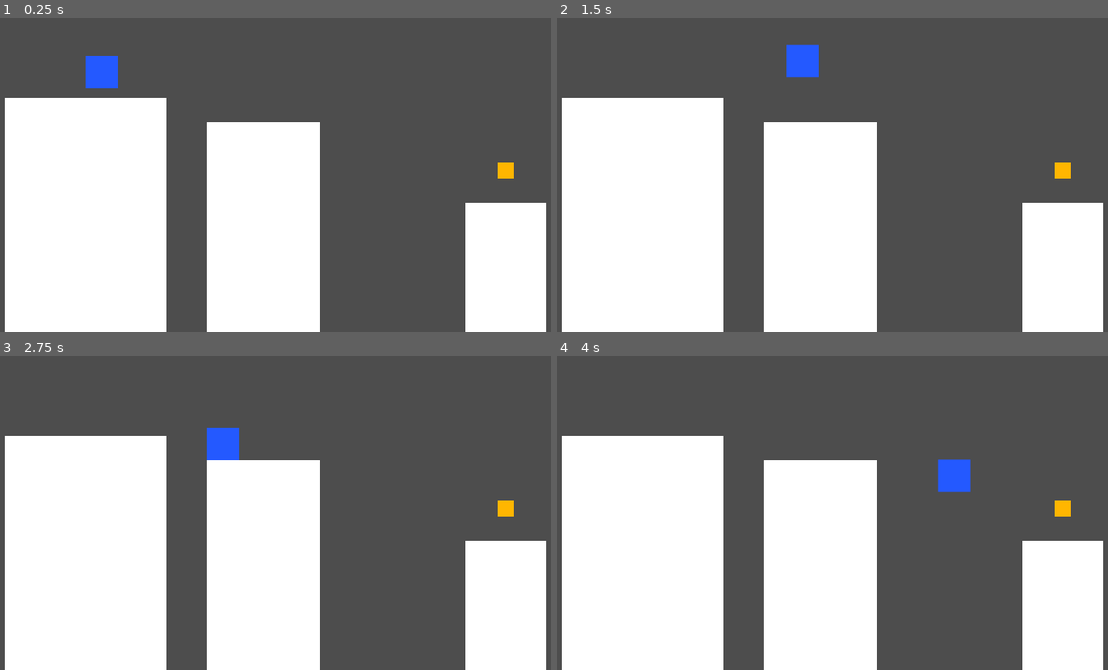
Above: before the commit, frames 1-4 (two rows, left to right).
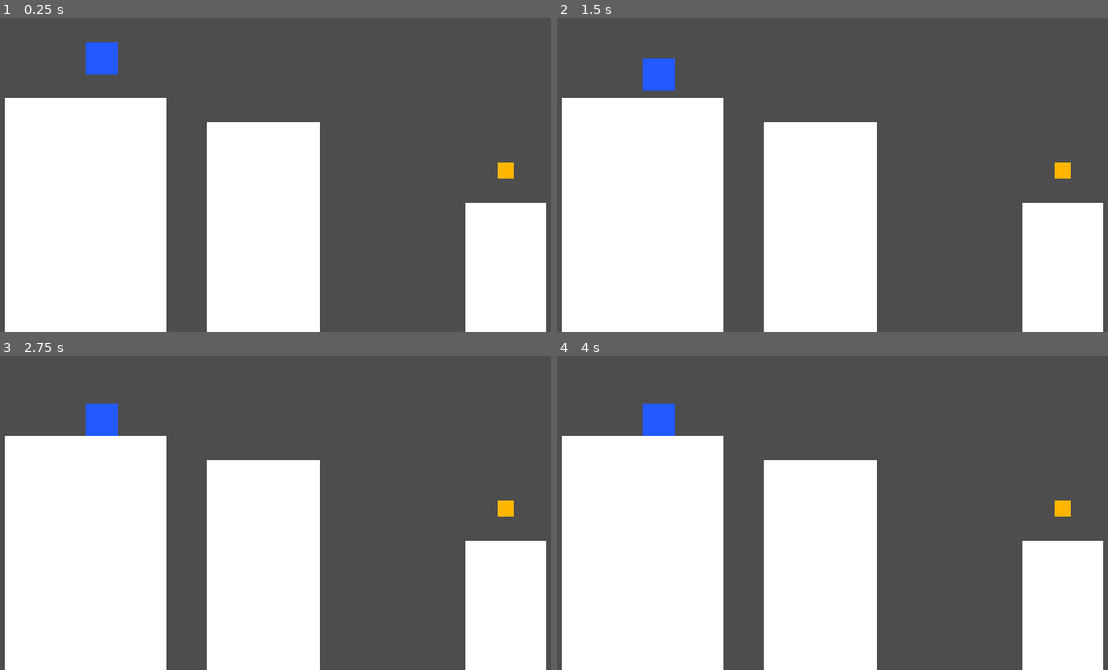
Above: after the commit, the same moments.

Repository: EugeneOYZ1203n/2D-Platformer-Project-Dev-NUSGDG-2024-25
Game: Godot game, scene res://2_levels/0_tests/testing_level.tscn
Two runs of this game, one before a commit and one after it. Both use one fixed random seed, a clock stepped at 60 frames per second and the inputs below.
Inputs:
- Up to frame 1 (0.25 s): no input
- Up to frame 2 (1.5 s): hold D (move_right) from 0.53 s (still down); tap Space (move_dash, bound only after the commit) at 0.6 s; tap W (move_up) at 0.77, 0.8, 1.07, 1.35 s
- Up to frame 3 (2.75 s): tap W (move_up) at 1.52, 1.82, 2.3 s; tap Space (move_dash, bound only after the commit) at 1.55, 2.1 s; release D (move_right) at 2.03 s; hold A (move_left) from 2.03 s (still down)
- Up to frame 4 (4 s): release A (move_left) at 2.78 s; hold D (move_right) from 2.78 s (still down); tap Space (move_dash, bound only after the commit) at 2.85 s; tap W (move_up) at 3.02, 3.32, 3.6, 3.77 s

The runs differ from the first frame. In frame 1, 0.5% of the frame differs, in the area x 15-22%, y 7-23%; in frame 2, 1.2%; in frame 3, 1.2%; in frame 4, 1.2%, in the area x 15-76%, y 15-44%.

Commit message:
Edit player scene
To handle new movement state machine

Diff:
--- /dev/null
+++ b/new-game-project/3_player/movement/idle_state.gd
@@ -0,0 +1,12 @@
+extends MoveState
+
+const GROUND_STATE_SCRIPT = preload("res://3_player/movement/ground_state.gd")
+
+const IDLE_GRAVITY := 50
+
+func applyMovement() -> Vector2:
+	return Vector2(0, IDLE_GRAVITY)
+
+func checkNextState():
+	if manager.direction != 0:
+		return createStateNode("Ground", GROUND_STATE_SCRIPT)
--- a/new-game-project/3_player/player.gd
+++ b/new-game-project/3_player/player.gd
@@ -1,23 +1 @@
 extends CharacterBody2D
-
-const SPEED = 300.0
-const JUMP_VELOCITY = -400.0
-
-func _physics_process(delta: float) -> void:
-	# Add the gravity.
-	if not is_on_floor():
-		velocity += get_gravity() * delta
-
-	# Handle jump.
-	if Input.is_action_just_pressed("move_up") and is_on_floor():
-		velocity.y = JUMP_VELOCITY
-
-	# Get the input direction and handle the movement/deceleration.
-	# As good practice, you should replace UI actions with custom gameplay actions.
-	var direction := Input.get_axis("move_left", "move_right")
-	if direction:
-		velocity.x = direction * SPEED
-	else:
-		velocity.x = move_toward(velocity.x, 0, SPEED)
-
-	move_and_slide()
--- a/new-game-project/3_player/player.tscn
+++ b/new-game-project/3_player/player.tscn
@@ -1,7 +1,9 @@
-[gd_scene load_steps=4 format=3 uid="uid://b7qj0e18xe3u7"]
+[gd_scene load_steps=6 format=3 uid="uid://b7qj0e18xe3u7"]
 
 [ext_resource type="Texture2D" uid="uid://dhuisp1bpqq6d" path="res://0_assets/square.png" id="1_8q421"]
 [ext_resource type="Script" path="res://3_player/player.gd" id="1_m0xd7"]
+[ext_resource type="Script" path="res://3_player/movement/movement_manager.gd" id="3_e864a"]
+[ext_resource type="Script" path="res://3_player/movement/idle_state.gd" id="4_03tx8"]
 
 [sub_resource type="RectangleShape2D" id="RectangleShape2D_0olux"]
 size = Vector2(64, 64)
@@ -16,3 +18,12 @@
 
 [node name="CollisionShape2D" type="CollisionShape2D" parent="."]
 shape = SubResource("RectangleShape2D_0olux")
+
+[node name="Movement" type="Node" parent="." node_paths=PackedStringArray("state", "player_body")]
+script = ExtResource("3_e864a")
+state = NodePath("Move state")
+player_body = NodePath("..")
+
+[node name="Move state" type="Node" parent="Movement" node_paths=PackedStringArray("manager")]
+script = ExtResource("4_03tx8")
+manager = NodePath("..")
--- a/new-game-project/project.godot
+++ b/new-game-project/project.godot
@@ -32,21 +32,31 @@
 move_right={
 "deadzone": 0.5,
 "events": [Object(InputEventKey,"resource_local_to_scene":false,"resource_name":"","device":-1,"window_id":0,"alt_press …(192 unchanged characters)…
+, Object(InputEventKey,"resource_local_to_scene":false,"resource_name":"","device":-1,"window_id":0,"alt_pressed":false,"shift_pressed":false,"ctrl_pressed":false,"meta_pressed":false,"pressed":false,"keycode":0,"physical_keycode":4194321,"key_label":0,"unicode":0,"location":0,"echo":false,"script":null)
 ]
 }
 move_left={
 "deadzone": 0.5,
 "events": [Object(InputEventKey,"resource_local_to_scene":false,"resource_name":"","device":-1,"window_id":0,"alt_press …(191 unchanged characters)…
+, Object(InputEventKey,"resource_local_to_scene":false,"resource_name":"","device":-1,"window_id":0,"alt_pressed":false,"shift_pressed":false,"ctrl_pressed":false,"meta_pressed":false,"pressed":false,"keycode":0,"physical_keycode":4194319,"key_label":0,"unicode":0,"location":0,"echo":false,"script":null)
 ]
 }
 move_up={
 "deadzone": 0.5,
 "events": [Object(InputEventKey,"resource_local_to_scene":false,"resource_name":"","device":-1,"window_id":0,"alt_press …(192 unchanged characters)…
+, Object(InputEventKey,"resource_local_to_scene":false,"resource_name":"","device":-1,"window_id":0,"alt_pressed":false,"shift_pressed":false,"ctrl_pressed":false,"meta_pressed":false,"pressed":false,"keycode":0,"physical_keycode":4194320,"key_label":0,"unicode":0,"location":0,"echo":false,"script":null)
 ]
 }
 move_down={
 "deadzone": 0.5,
 "events": [Object(InputEventKey,"resource_local_to_scene":false,"resource_name":"","device":-1,"window_id":0,"alt_press …(192 unchanged characters)…
+, Object(InputEventKey,"resource_local_to_scene":false,"resource_name":"","device":-1,"window_id":0,"alt_pressed":false,"shift_pressed":false,"ctrl_pressed":false,"meta_pressed":false,"pressed":false,"keycode":0,"physical_keycode":4194322,"key_label":0,"unicode":0,"location":0,"echo":false,"script":null)
+]
+}
+move_dash={
+"deadzone": 0.5,
+"events": [Object(InputEventKey,"resource_local_to_scene":false,"resource_name":"","device":-1,"window_id":0,"alt_pressed":false,"shift_pressed":false,"ctrl_pressed":false,"meta_pressed":false,"pressed":false,"keycode":0,"physical_keycode":32,"key_label":0,"unicode":32,"location":0,"echo":false,"script":null)
+, Object(InputEventMouseButton,"resource_local_to_scene":false,"resource_name":"","device":-1,"window_id":0,"alt_pressed":false,"shift_pressed":false,"ctrl_pressed":false,"meta_pressed":false,"button_mask":1,"position":Vector2(175, 19),"global_position":Vector2(184, 65),"factor":1.0,"button_index":1,"canceled":false,"pressed":true,"double_click":false,"script":null)
 ]
 }
 
